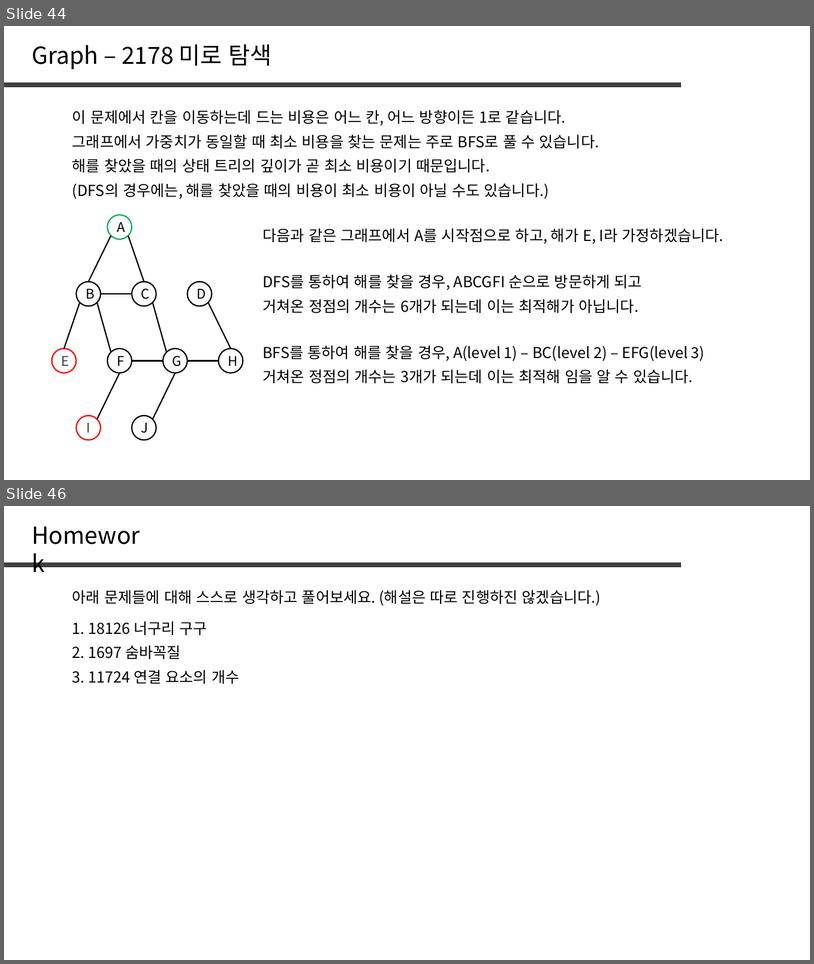
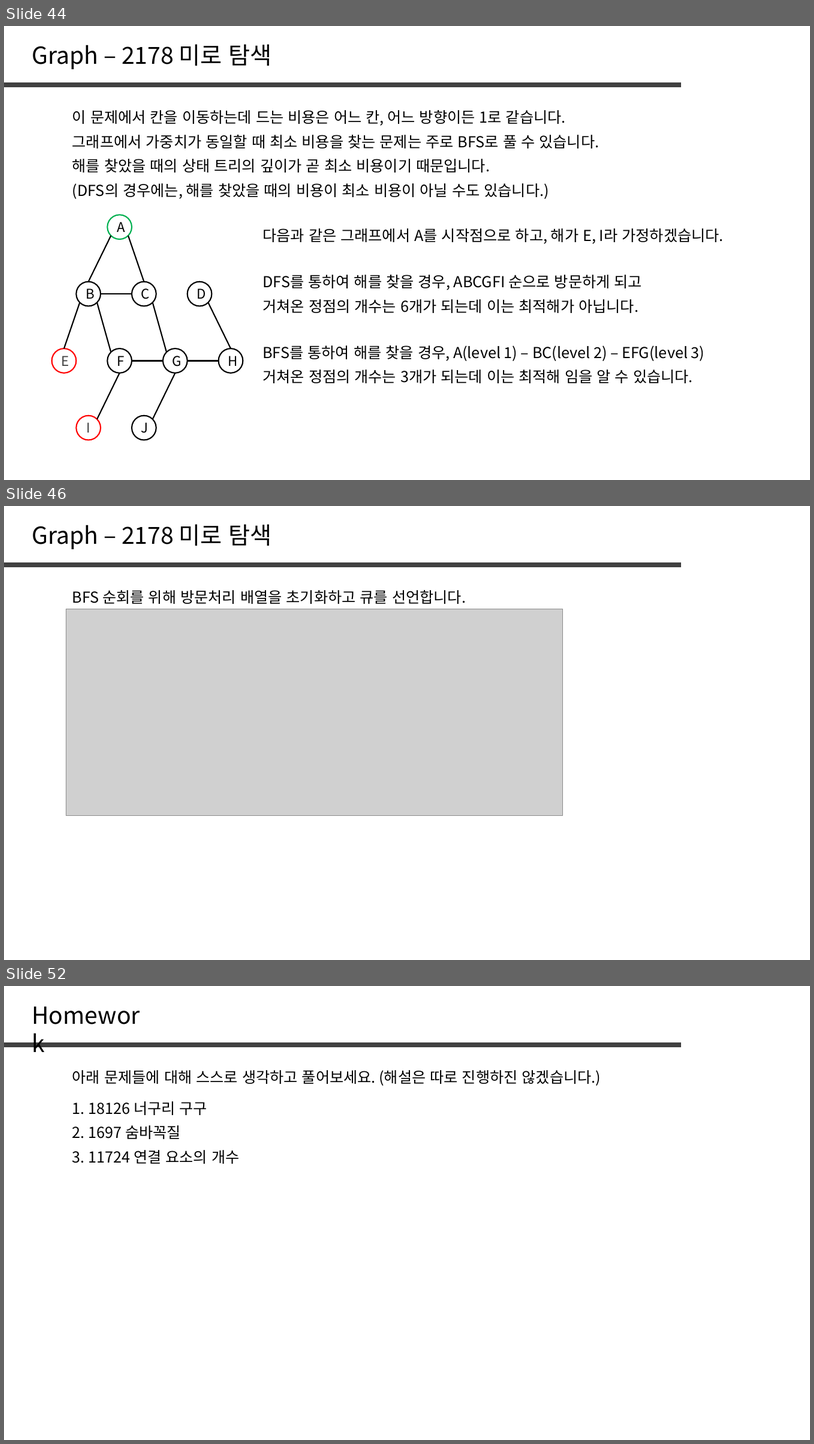
Before and after one commit to jaehoo1/PS-study, a slide deck: study/8_Tree, Graph.pptx. Shown one above the other, each under a label of ours: slides 44 and 46 before the commit, slides 44, 46 and 52 after it; the slides between them are not shown. The pictures are 814x964 and 814x1444 pixels, drawn with LibreOffice and Linux fonts; fonts in the diff are those of the drawing; grey boxes stand for pictures. Boxes give left, top, right and bottom in pixels: in the first picture for what was removed or moved away, otherwise in the second. Text is boxed around its words. In the diff, an @@ line names an element or a change of style, - is before the commit and + after.

```diff
--- a/study/8_Tree, Graph.pptx
+++ b/study/8_Tree, Graph.pptx
@@ slide 46 added at (x1=4, y1=506, x2=810, y2=960), background #FFFFFF @@
@@ text added at (x1=32, y1=524, x2=272, y2=549), 28 pt, text #000000 @@
+Graph – 2178 미로 탐색
@@ line added from (4, 565) to (681, 565), #404040 6 pt @@
@@ text added at (x1=72, y1=590, x2=466, y2=604), 18 pt, text #000000 @@
+BFS 순회를 위해 방문처리 배열을 초기화하고 큐를 선언합니다.
@@ picture added at (x1=66, y1=609, x2=563, y2=816) @@
@@ what was slide 46 is now slide 52 @@
```
Also in this commit, not shown: 1 slide changed, 6 other slides added, 1 slide removed.
